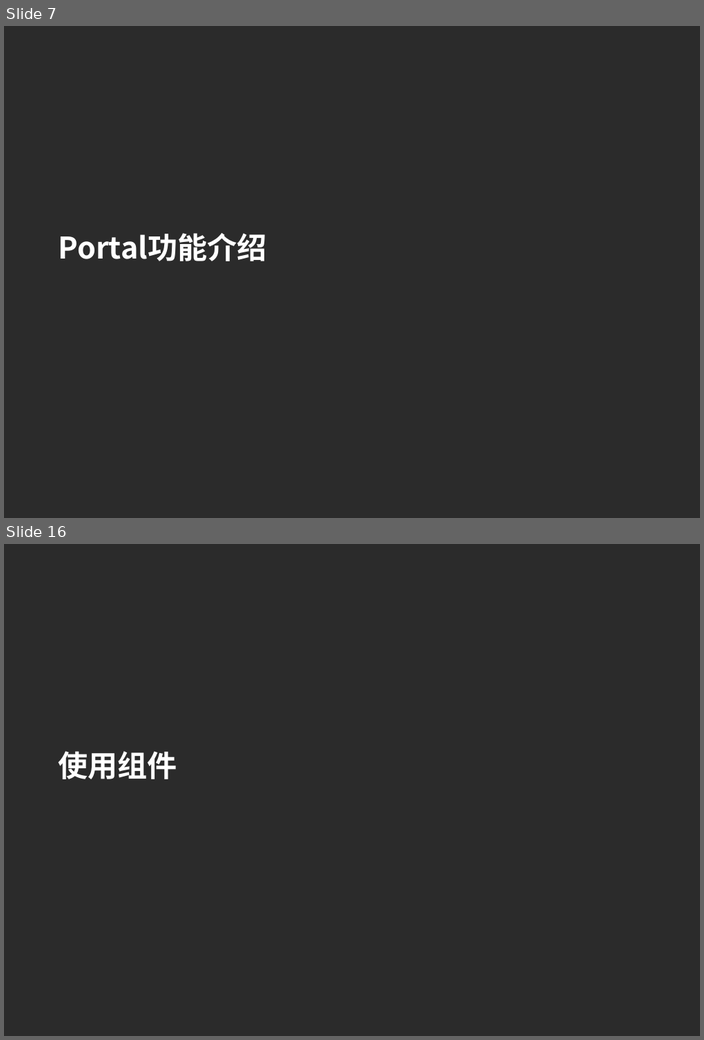
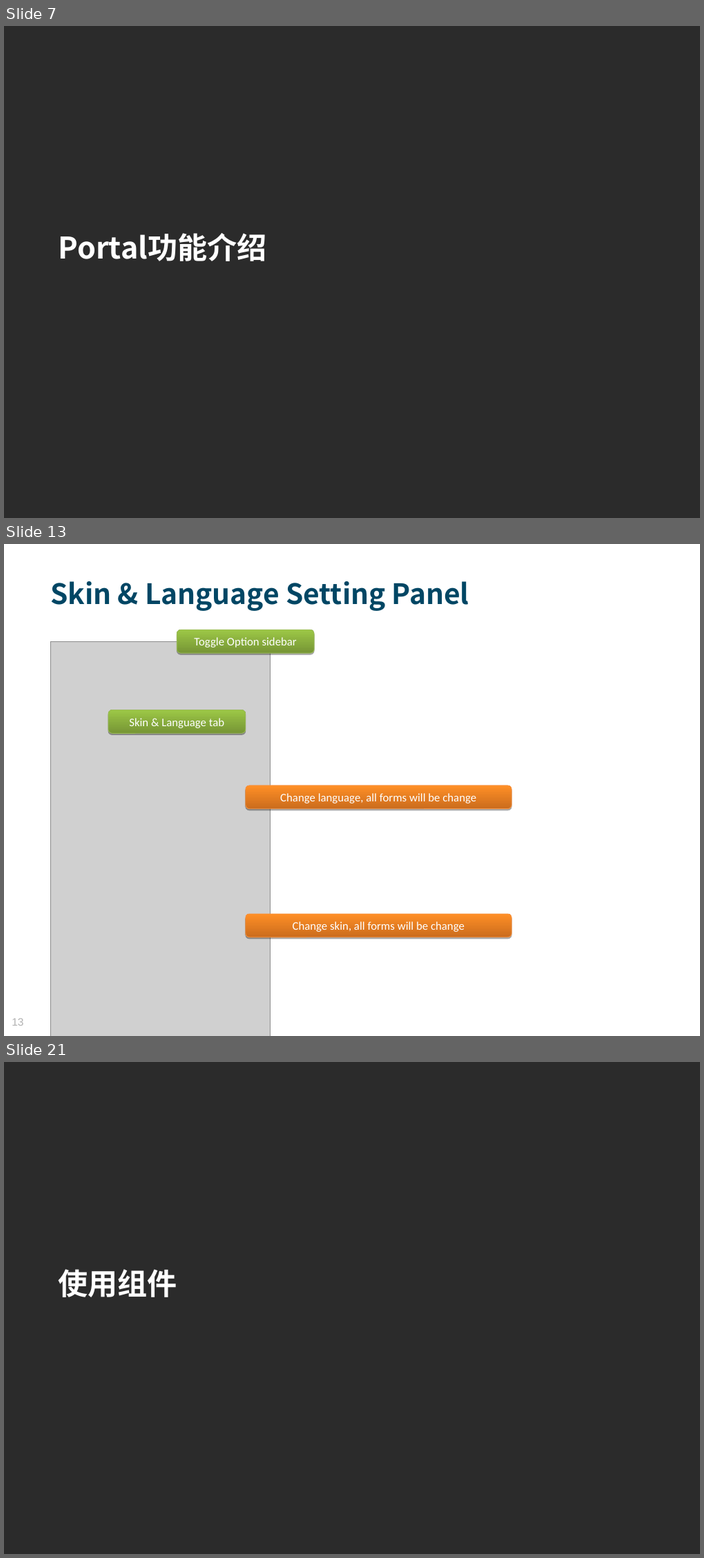
Before and after one commit to MosesZhu/Cube, a slide deck: Document/New Webframework Introduction.ppt. Shown one above the other, each under a label of ours: slides 7 and 16 before the commit, slides 7, 13 and 21 after it; the slides between them are not shown. The pictures are 704x1040 and 704x1558 pixels, drawn with LibreOffice and Linux fonts; fonts in the diff are those of the drawing; grey boxes stand for pictures; background and template pictures are left out; a plain dark background stands for a picture behind light text. Boxes give left, top, right and bottom in pixels: in the first picture for what was removed or moved away, otherwise in the second. Text is boxed around its words. In the diff, an @@ line names an element or a change of style, - is before the commit and + after.

```diff
--- a/Document/New Webframework Introduction.ppt
+++ b/Document/New Webframework Introduction.ppt
@@ slide 13 added at box(4, 544, 700, 1036), background picture (left out) @@
@@ text added at box(50, 581, 469, 611), 34 pt, text #004664, bold @@
+Skin & Language Setting Panel
@@ picture added at box(50, 641, 270, 1036) @@
@@ rounded rectangle added at box(176, 630, 314, 653), fill gradient #769535 to #9CC746, outline #98B954 0.74 pt, 14 pt, text #FFFFFF @@
+Toggle Option sidebar
@@ rounded rectangle added at box(108, 710, 245, 733), fill gradient #769535 to #9CC746, outline #98B954 0.74 pt, 14 pt, text #FFFFFF @@
+Skin & Language tab
@@ rounded rectangle added at box(245, 785, 512, 809), fill gradient #CB6C1D to #FF8F26, outline #F69240 0.74 pt, 14 pt, text #FFFFFF @@
+Change language, all forms will be change
@@ rounded rectangle added at box(245, 914, 512, 937), fill gradient #CB6C1D to #FF8F26, outline #F69240 0.74 pt, 14 pt, text #FFFFFF @@
+Change skin, all forms will be change
@@ page number added at box(12, 1018, 23, 1026), 13 pt, text #B2B2B2 @@
+13
@@ what was slide 16 is now slide 21 @@
```
Also in this commit, not shown: 4 slides changed, 10 other slides added, 5 slides removed, 1 other file.
